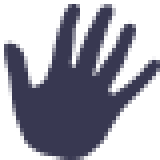
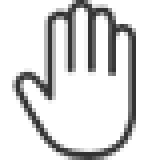
Layered file, before and after one edit (160×160). Changes by layer:
added layer "Layer 1 copy" above "Shape 1" over [12,0,136,160]
hid "Shape 1" over [4,4,160,160]
